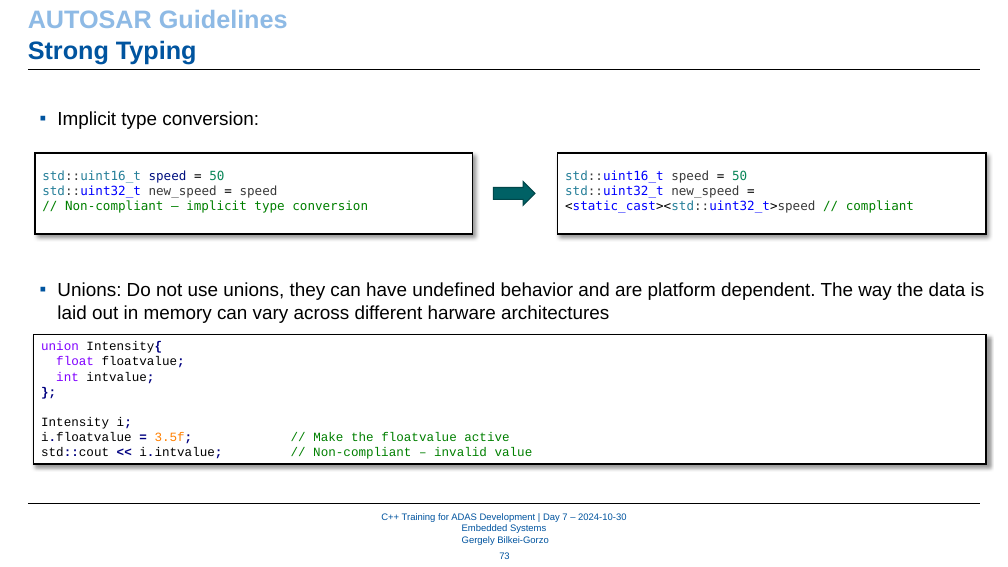
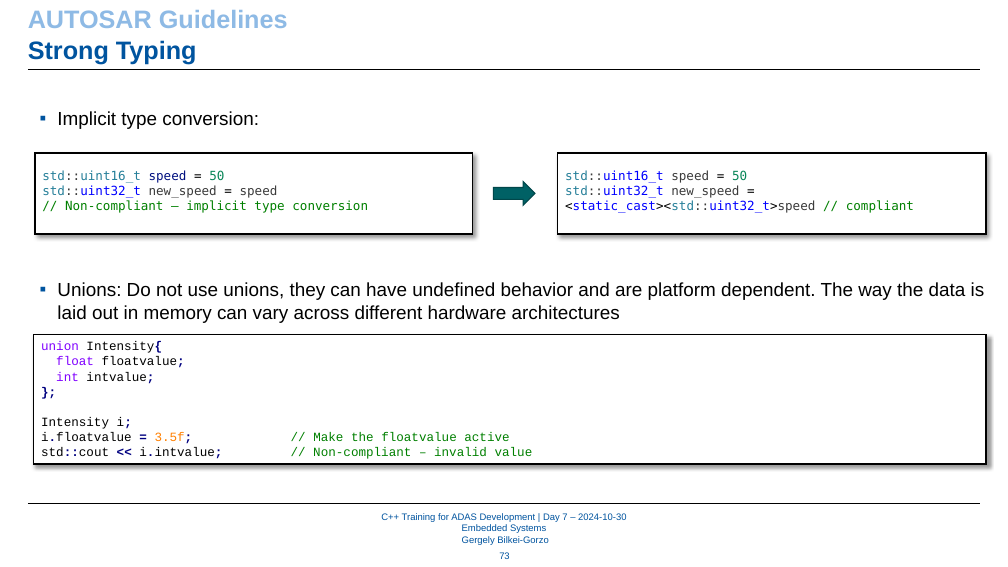
Before and after one commit to WhR4Ven/Diss_Dokument, a slide deck: slide 73 of Vortrag/07_Embedded_Systems.pptx. Drawn at 1008x567 pixels with LibreOffice and Linux fonts; fonts in the diff are those of the drawing; background and template pictures are left out. Boxes give left, top, right and bottom in pixels: in the first picture for what was removed or moved away, otherwise in the second. Text is boxed around its words. In the diff, an @@ line names an element or a change of style, - is before the commit and + after.

```diff
--- a/Vortrag/07_Embedded_Systems.pptx
+++ b/Vortrag/07_Embedded_Systems.pptx
@@ text at <box>57,282,985,323</box>: text changed @@
-▪ Unions: Do not use unions, they can have undefined behavior and are platform dependent. The way the data is laid out in memory can vary across different harware architectures
+▪ Unions: Do not use unions, they can have undefined behavior and are platform dependent. The way the data is laid out in memory can vary across different hardware architectures
```
Also in this commit, not shown: 3 other slides changed, 1 slide added, 24 other files.
